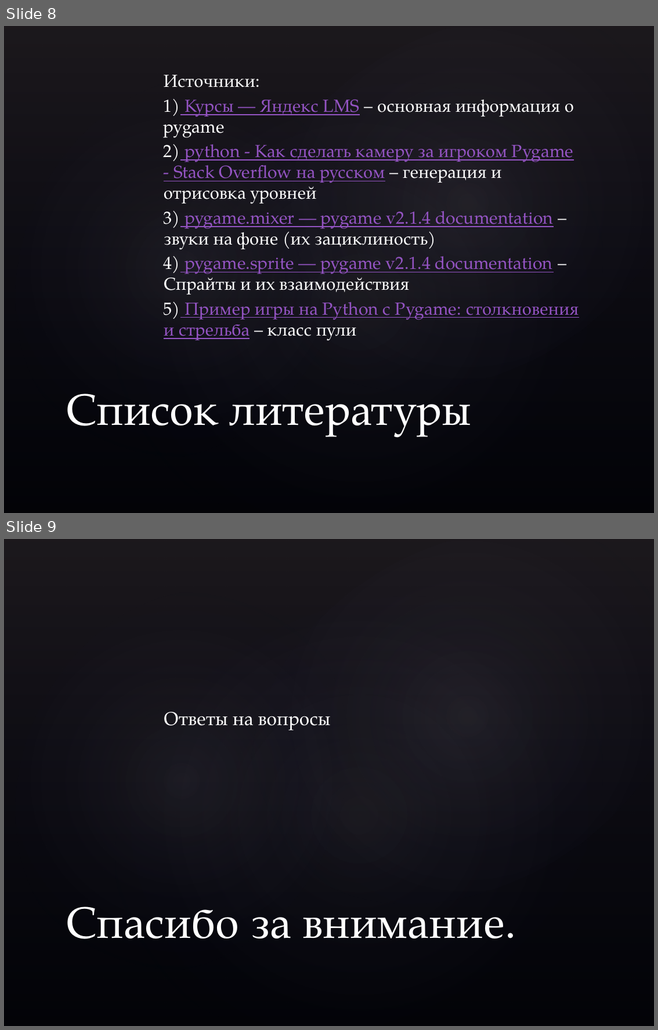
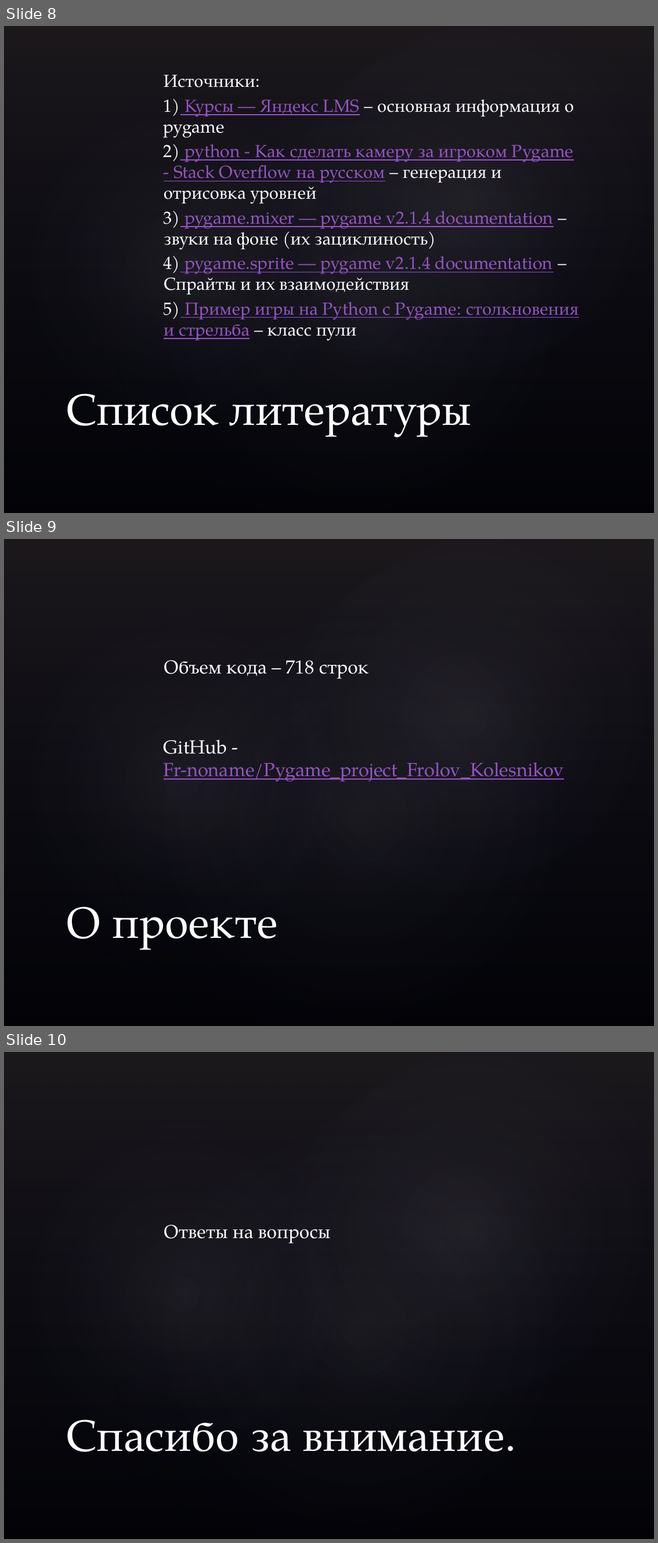
Before and after one commit to Fr-noname/Pygame_project_Frolov_Kolesnikov, a slide deck: materials/Until it Done.pptx. Shown one above the other, each under a label of ours: slides 8 and 9 before the commit, slides 8, 9 and 10 after it. The pictures are 658x1030 and 658x1543 pixels, drawn with LibreOffice and Linux fonts; fonts in the diff are those of the drawing; background and template pictures are left out. Boxes give left, top, right and bottom in pixels: in the first picture for what was removed or moved away, otherwise in the second. Text is boxed around its words. In the diff, an @@ line names an element or a change of style, - is before the commit and + after.

```diff
--- a/materials/Until it Done.pptx
+++ b/materials/Until it Done.pptx
@@ slide 9 added at (4,539,654,1026), background picture (left out); not listed: 4 template elements that a slide beside it also shows @@
@@ text added at (164,660,564,781), 21 pt, text #9454C3, underline @@
+Объем кода – 718 строк
+GitHub - Fr-noname/Pygame_project_Frolov_Kolesnikov
@@ title added at (65,907,278,949), 49 pt, text #FFFFFF @@
+О проекте
@@ what was slide 9 is now slide 10 @@
```
Also in this commit, not shown: 4 other files.
